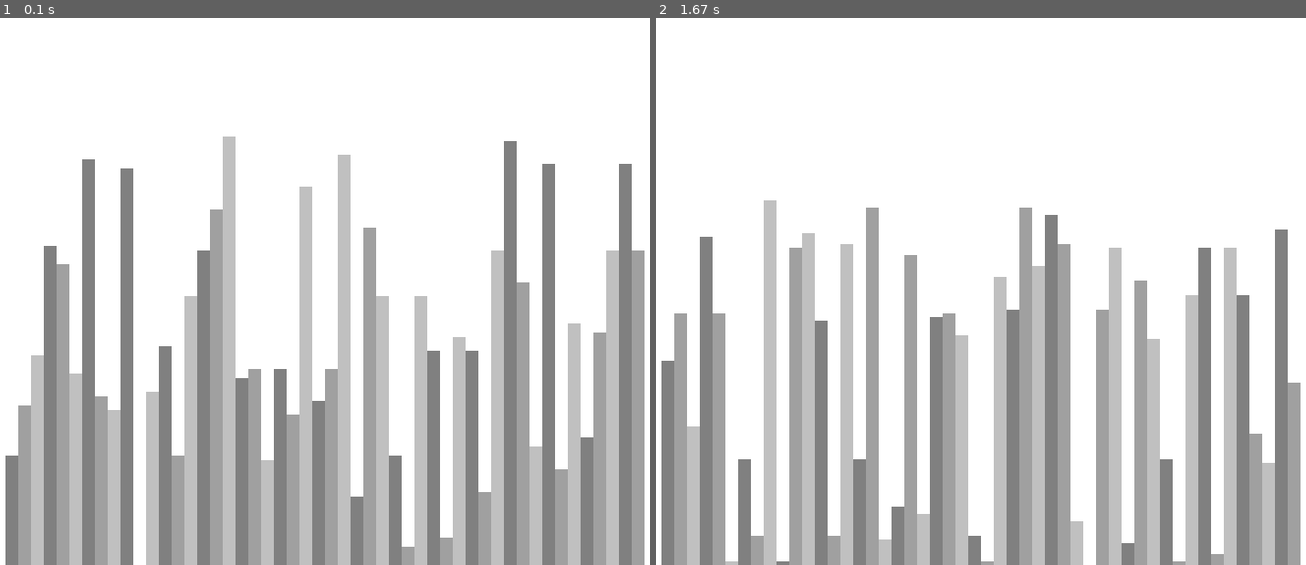
Above: before the commit, frames 1-2 (left to right).
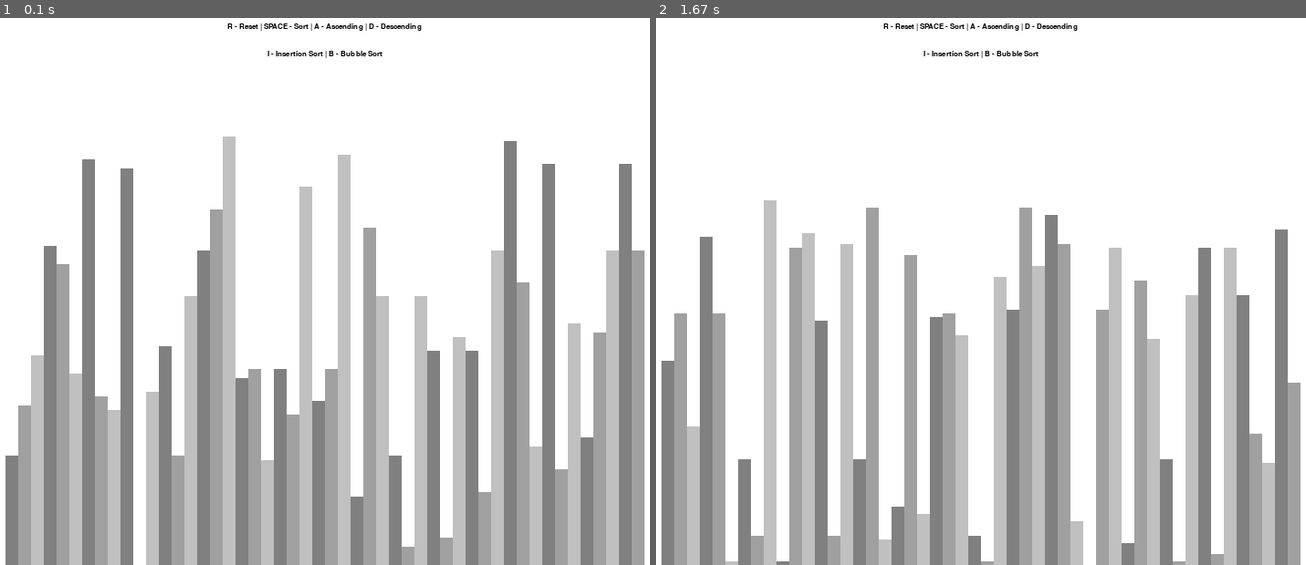
Above: after the commit, the same moments.

Repository: muktoakash/sorting-algorithm-visualizer
Game: pygame game, started from visualizer.py
Two runs of this game, one before a commit and one after it. Both use one fixed random seed, a clock stepped at 60 frames per second and the inputs below.
Inputs:
- Up to frame 1 (0.1 s): no input
- Up to frame 2 (1.67 s): hold R 0.33-0.8 s; hold D 0.33-0.8 s; tap Space at 0.83 s

The runs differ from the first frame. In frame 1, 0.3% of the frame differs, in the area x 34-65%, y 1-8%; in frame 2, 0.3%.

Commit message:
Implement toggle and text for controls and sorting

Diff:
--- a/visualizer.py
+++ b/visualizer.py
@@ -19,6 +19,9 @@
         (160, 160, 160),
         (192, 192, 192)
     ]
+
+    FONT = pygame.font.SysFont('comicsans', 12)
+    LARGE_FONT = pygame.font.SysFont('comicsans', 20)
 
     SIDE_PAD = 100
     TOP_PAD = 150
@@ -55,6 +58,13 @@
 
 def draw(draw_info):
     draw_info.window.fill(draw_info.BACKGROUND_COLOUR)
+
+    controls = draw_info.FONT.render("R - Reset | SPACE - Sort | A - Ascending | D - Descending", 1, draw_info.BLACK)
+    draw_info.window.blit(controls, (draw_info.width / 2 - controls.get_width()/2,5))
+
+    sorting = draw_info.FONT.render("I - Insertion Sort | B - Bubble Sort", 1, draw_info.BLACK)
+    draw_info.window.blit(sorting, (draw_info.width / 2 - sorting.get_width()/2,35))
+
     draw_list(draw_info)
     pygame.display.update()
 
@@ -81,6 +91,10 @@
 
     draw_info = DrawInformation(800, 600, lst)
 
+    sorting = False
+
+    ascending = True
+
     while run:
         clock.tick(60)
 
@@ -97,6 +111,13 @@
             if event.key == pygame.K_r:
                 lst = generate_starting_list(n, min_val, max_val)
                 draw_info.set_list(lst)
+                sorting = False
+            elif event.key == pygame.K_SPACE and sorting == False:
+                sorting = True
+            elif event.key == pygame.K_a and sorting == False:
+                ascending = True
+            elif event.key == pygame.K_d and sorting == False:
+                ascending = False
 
     pygame.quit()
 
